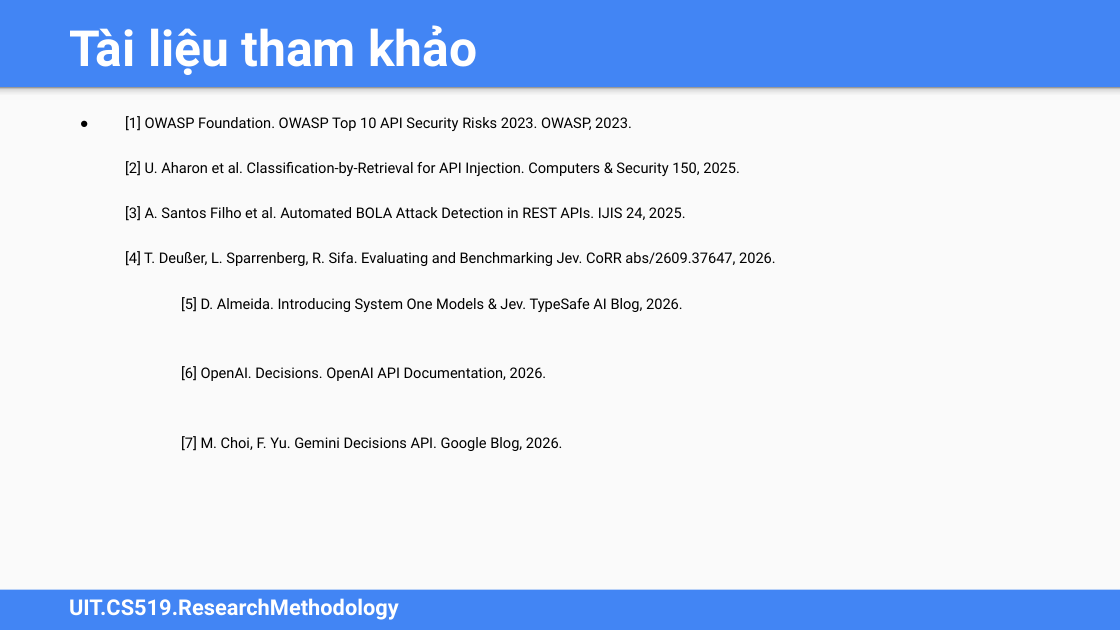
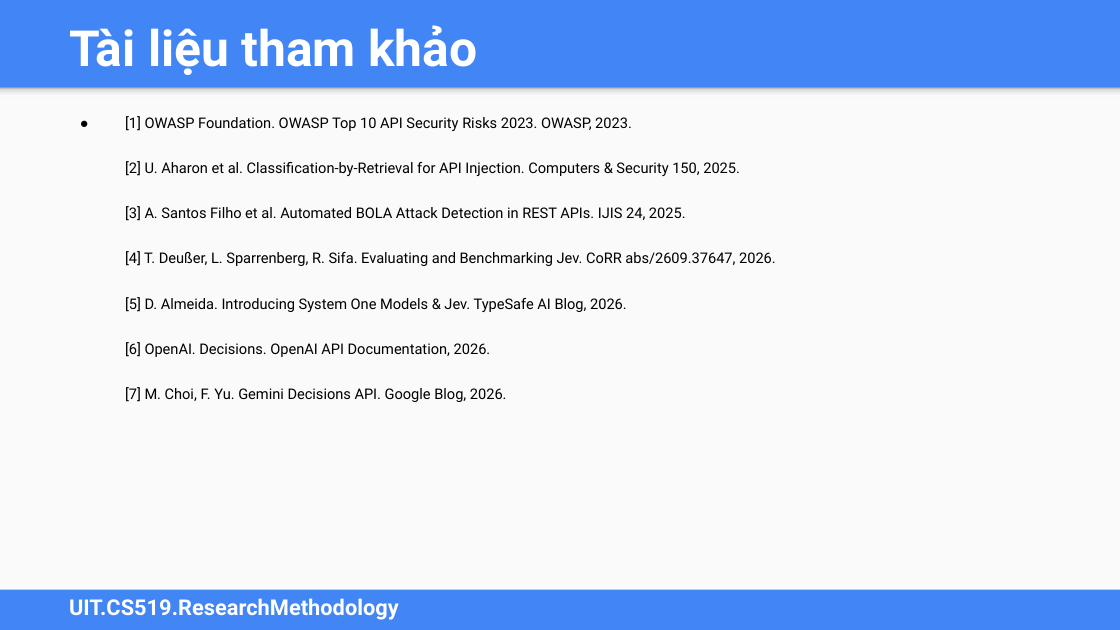
Before and after one commit to Dcode-D/CS2205-de-cuong, a slide deck: slide 9 of CS2205_API_Injection_DeCuong_Slides.pptx. Drawn at 1120x630 pixels with LibreOffice and Linux fonts; fonts in the diff are those of the drawing. Boxes give left, top, right and bottom in pixels: in the first picture for what was removed or moved away, otherwise in the second. Text is boxed around its words. In the diff, an @@ line names an element or a change of style, - is before the commit and + after.

```diff
--- a/CS2205_API_Injection_DeCuong_Slides.pptx
+++ b/CS2205_API_Injection_DeCuong_Slides.pptx
@@ text at [125,297,627,402]: indent changed; less space between paragraphs @@
```
Also in this commit, not shown: 2 other files.
